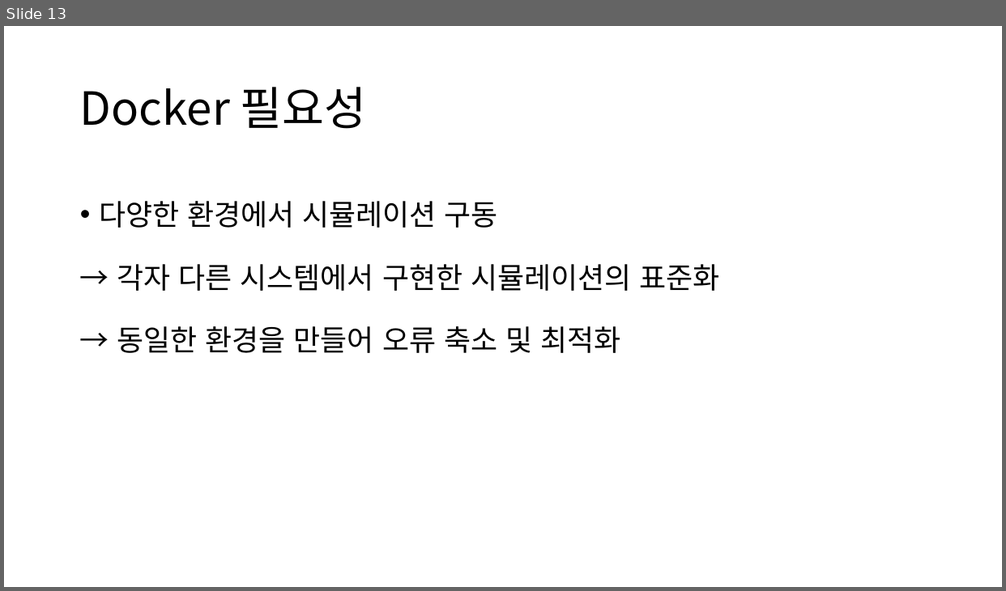
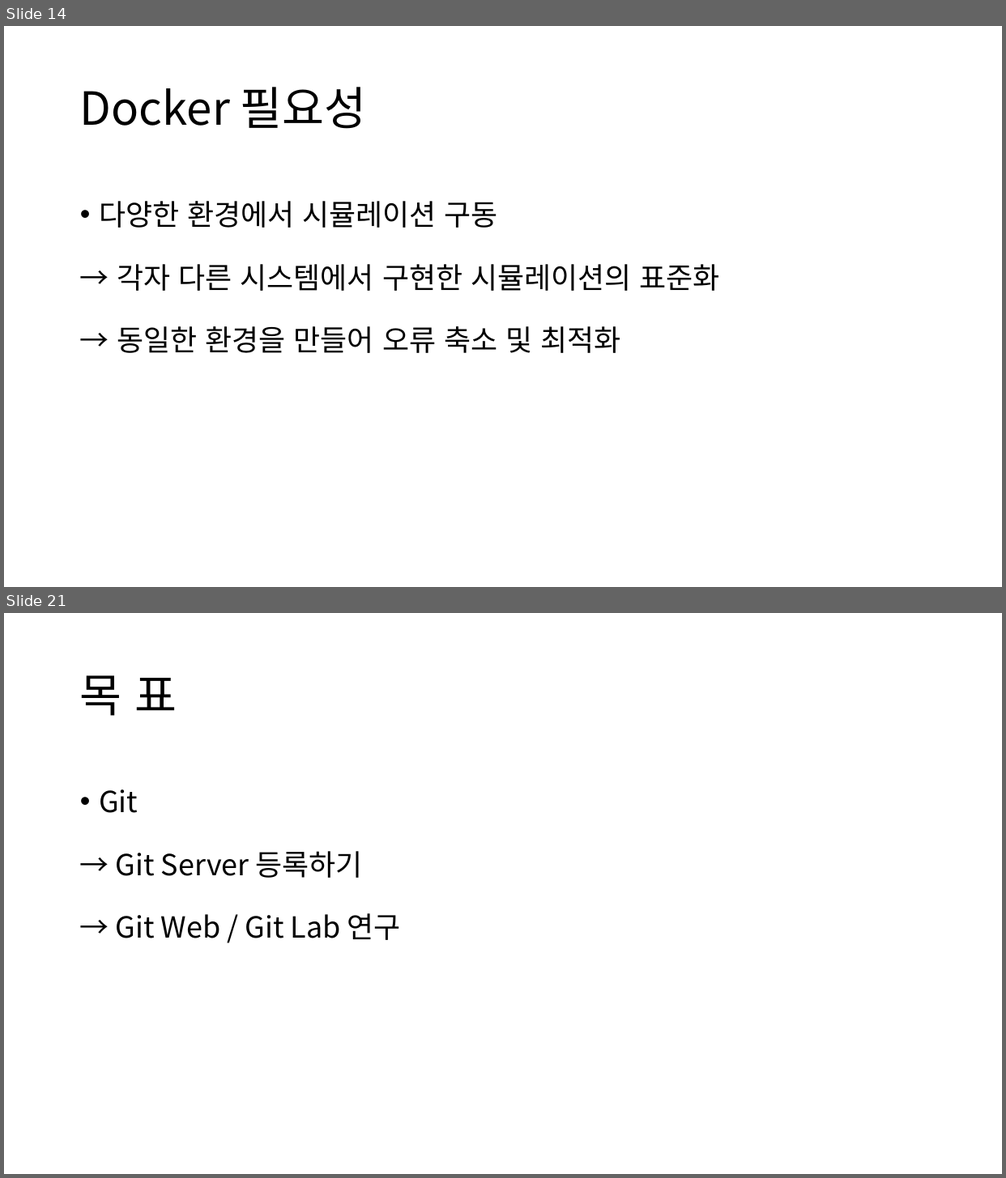
Before and after one commit to RoiDaeyoon/GDS, a slide deck: Git Docker Services.pptx. Shown one above the other, each under a label of ours: slide 13 before the commit, slides 14 and 21 after it; the slides between them are not shown. The pictures are 1006x591 and 1006x1178 pixels, drawn with LibreOffice and Linux fonts; fonts in the diff are those of the drawing. Boxes give left, top, right and bottom in pixels: in the first picture for what was removed or moved away, otherwise in the second. Text is boxed around its words. In the diff, an @@ line names an element or a change of style, - is before the commit and + after.

```diff
--- a/Git Docker Services.pptx
+++ b/Git Docker Services.pptx
@@ slide 21 added at [4,613,1002,1174], background #FFFFFF @@
@@ title added at [80,675,177,716], 44 pt, text #000000 @@
+목 표
@@ text added at [99,790,401,940], 28 pt, text #000000 @@
+• Git
+→ Git Server 등록하기
+→ Git Web / Git Lab 연구
@@ what was slide 13 is now slide 14 @@
```
Also in this commit, not shown: 2 slides changed, 9 other slides added, 1 slide removed, 2 other files.
